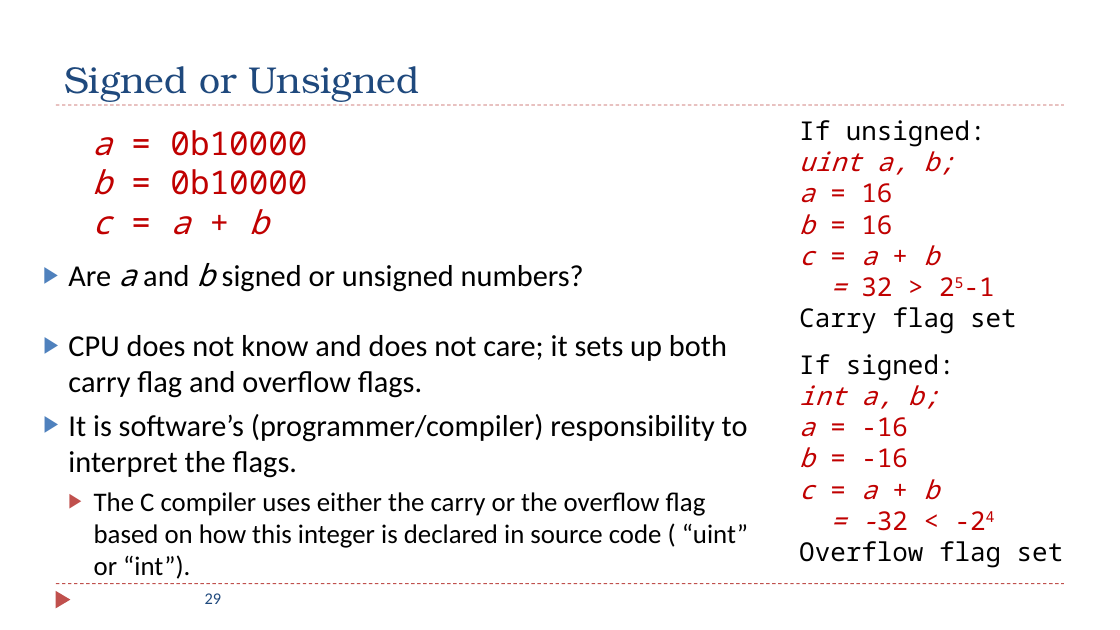
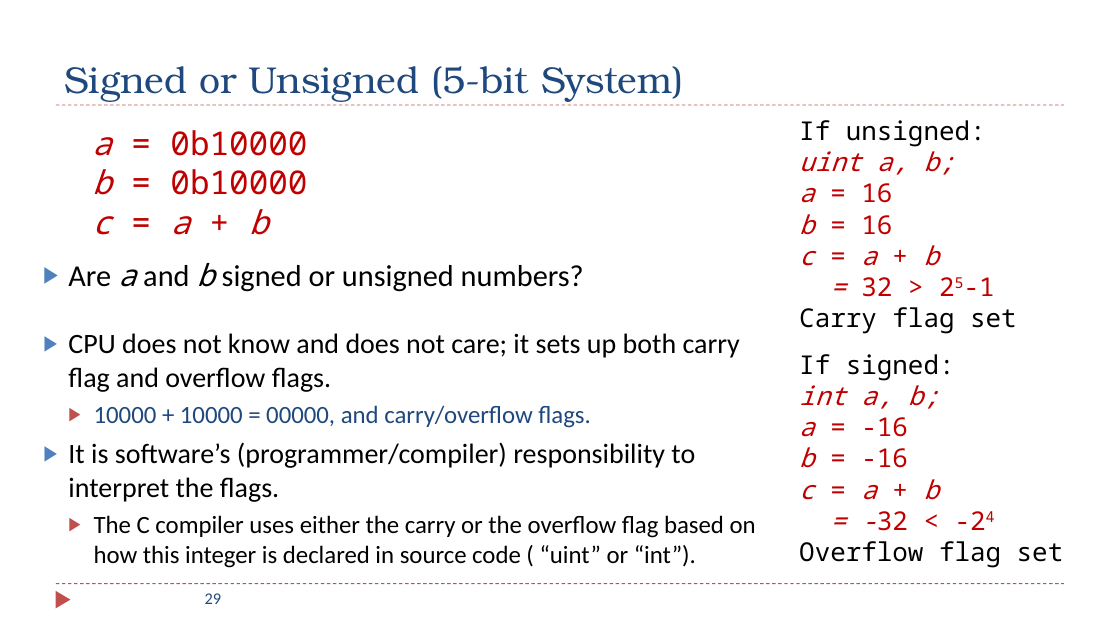
Before and after one commit to guhofstra/CSC111Sp26, a slide deck: slide 29 of PPTs/Ch2_Data_Representation.pptx. Drawn at 1120x630 pixels with LibreOffice and Linux fonts; fonts in the diff are those of the drawing. Boxes give left, top, right and bottom in pixels: in the first picture for what was removed or moved away, otherwise in the second. Text is boxed around its words. In the diff, an @@ line names an element or a change of style, - is before the commit and + after.

```diff
--- a/PPTs/Ch2_Data_Representation.pptx
+++ b/PPTs/Ch2_Data_Representation.pptx
@@ title at box(64, 66, 683, 102): text changed @@
-Signed or Unsigned
+Signed or Unsigned (5-bit System)
@@ text at box(68, 333, 756, 568): size 26 to 24.1 pt in "CPU does not know and does not ...", "It is software’s (programmer/compiler) responsibility to int ..."; size 23 to 21.3 pt in "The C compiler uses either the carry ..." @@
@@ text at box(94, 405, 591, 428): paragraph added @@
+  ▶ 10000 + 10000 = 00000, and carry/overflow flags.
```
Also in this commit, not shown: 14 other slides changed, 21 other files.
